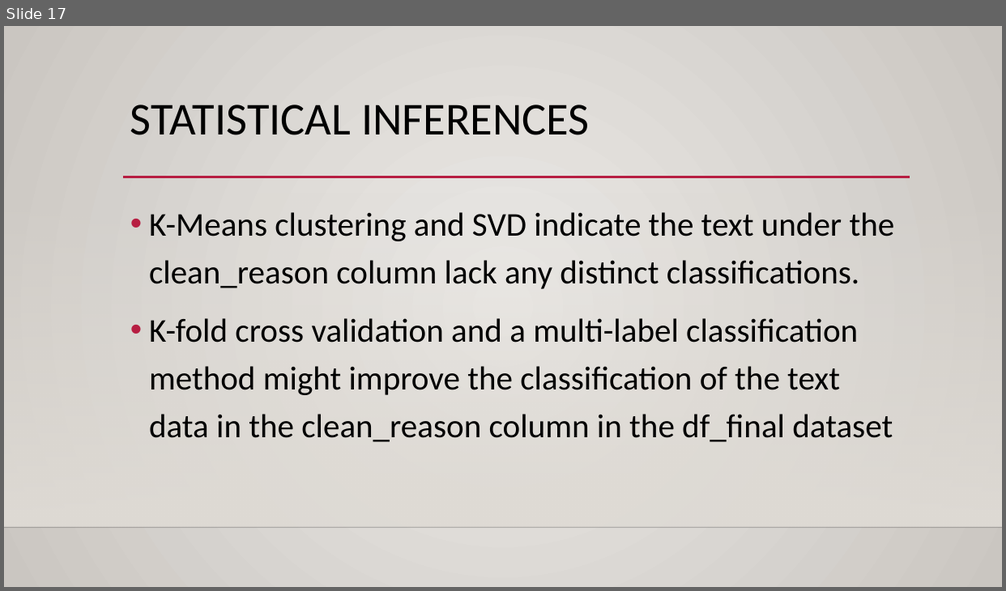
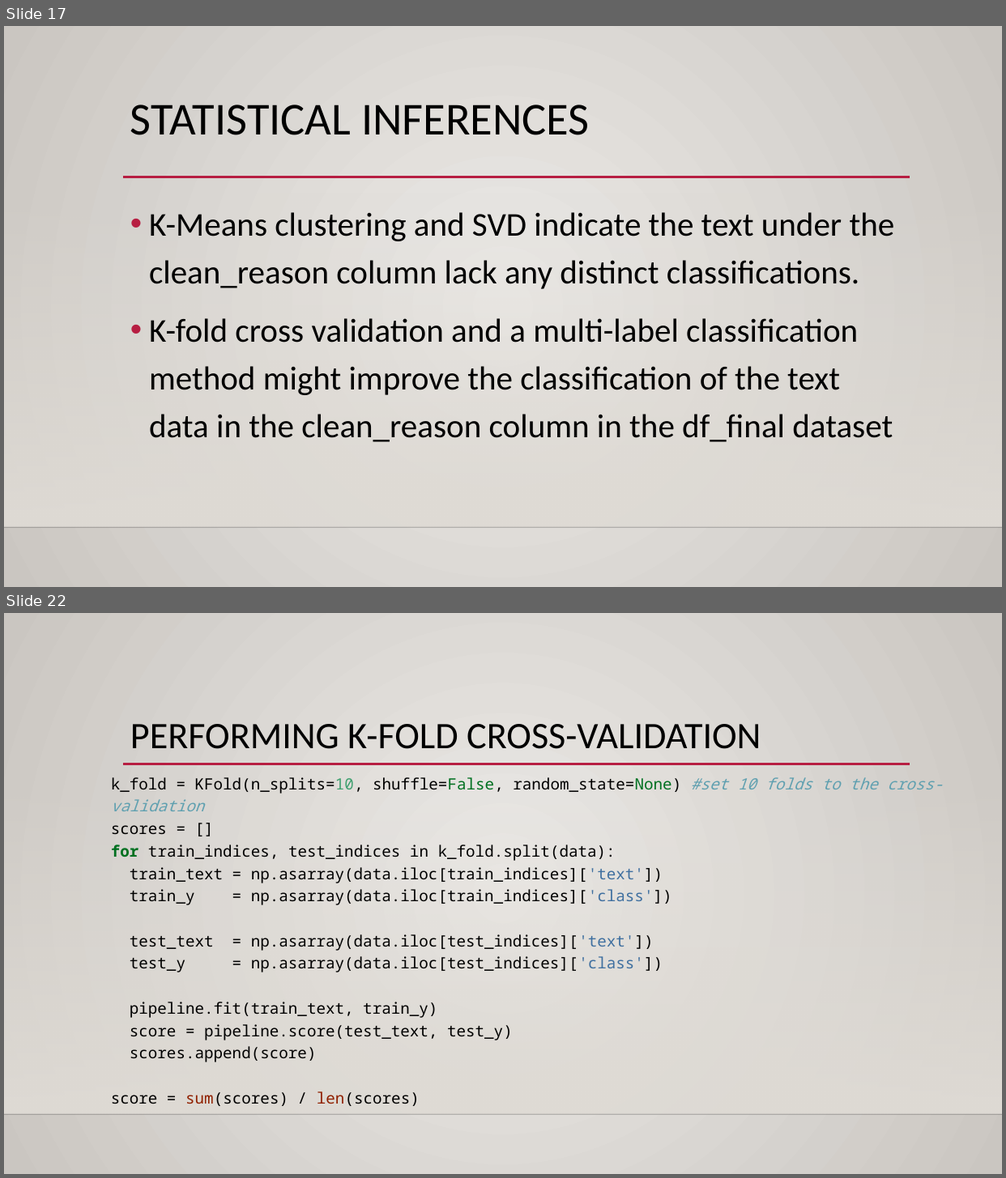
Before and after one commit to mlliu-github/Springboard-Data-Science-Career-Track, a slide deck: Capstone Project 1/Capstone Project 1 Presentation.pptx. Shown one above the other, each under a label of ours: slide 17 before the commit, slides 17 and 22 after it; the slides between them are not shown. The pictures are 1006x591 and 1006x1178 pixels, drawn with LibreOffice and Linux fonts; fonts in the diff are those of the drawing; background and template pictures are left out. Boxes give left, top, right and bottom in pixels: in the first picture for what was removed or moved away, otherwise in the second. Text is boxed around its words. In the diff, an @@ line names an element or a change of style, - is before the commit and + after.

```diff
--- a/Capstone Project 1/Capstone Project 1 Presentation.pptx
+++ b/Capstone Project 1/Capstone Project 1 Presentation.pptx
@@ slide 22 added at bbox=[4, 613, 1002, 1174], background gradient #ECEAE7 to #CAC7C1; not listed: 3 template elements that a slide beside it also shows @@
@@ title added at bbox=[130, 724, 761, 749], 36 pt, text #000000 @@
+PERFORMING K-FOLD CROSS-VALIDATION
@@ text added at bbox=[111, 777, 943, 1106], 15 pt, text #000000 @@
+k_fold = KFold(n_splits=10, shuffle=False, random_state=None) #set 10 folds to the cross-validation
+scores = []
+for train_indices, test_indices in k_fold.split(data):
+train_text = np.asarray(data.iloc[train_indices]['text'])
+train_y = np.asarray(data.iloc[train_indices]['class'])
+test_text = np.asarray(data.iloc[test_indices]['text'])
+test_y = np.asarray(data.iloc[test_indices]['class'])
+pipeline.fit(train_text, train_y)
+score = pipeline.score(test_text, test_y)
+scores.append(score)
+score = sum(scores) / len(scores)
```
Also in this commit, not shown: 19 other slides added.
